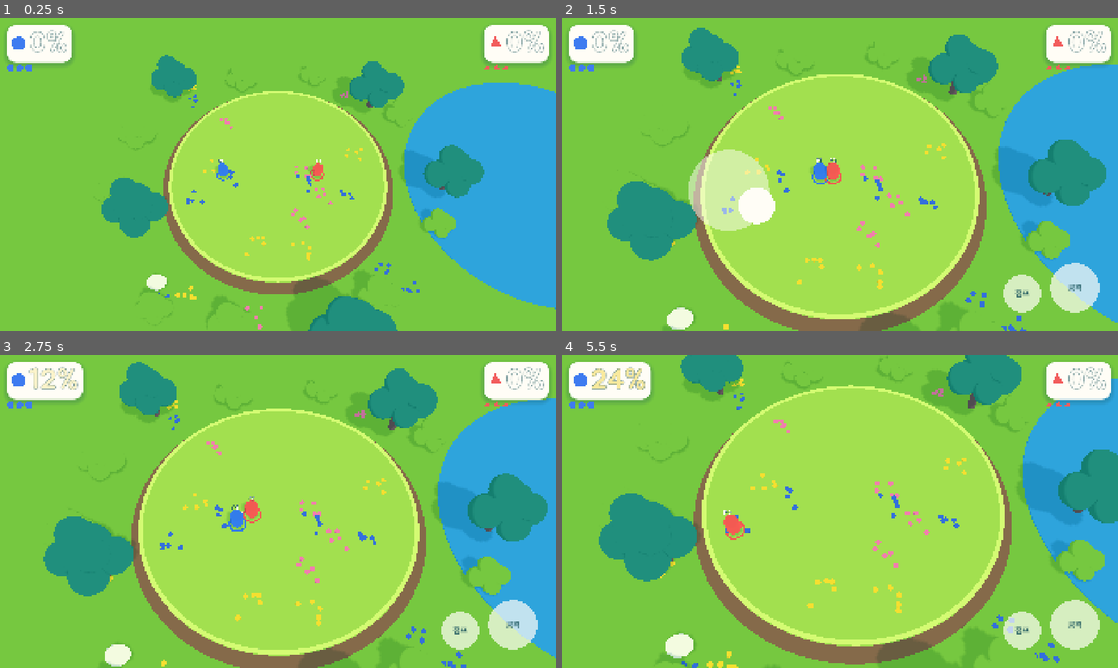
Above: before the commit, frames 1-4 (two rows, left to right).
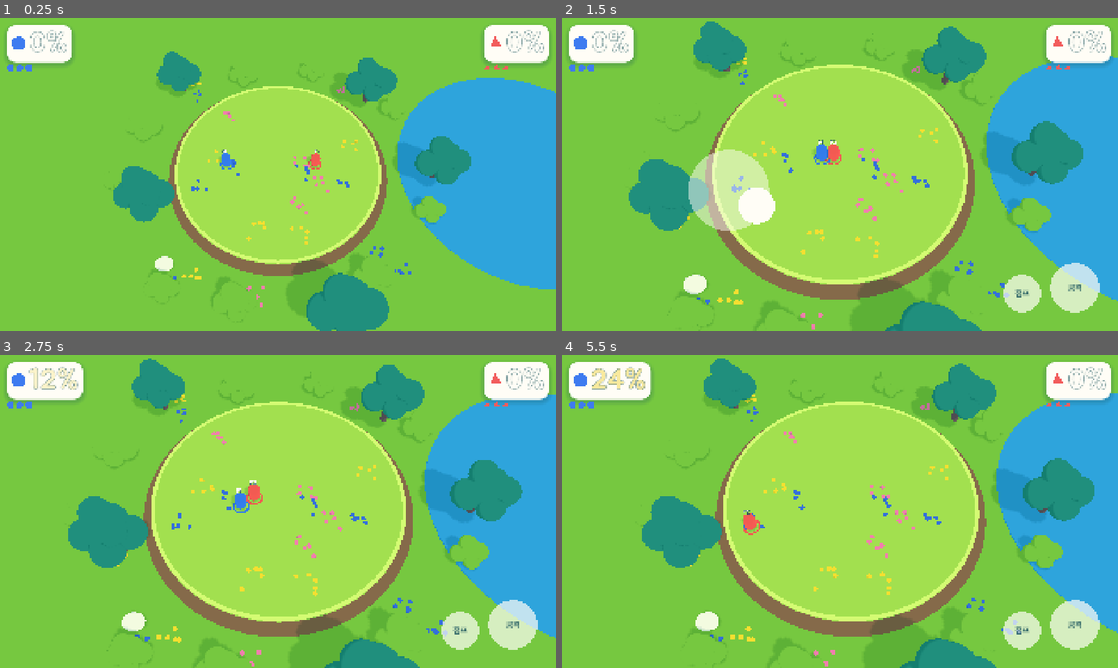
Above: after the commit, the same moments.

Repository: UICHEOL-HWANG/TheBrawlGuys
Game: Godot game, scene res://src/main/main.tscn
Same seed, same stepped clock (60 frames per second), same inputs: the game is played once before the commit and once after it.
Inputs (mouse positions are in pixels of both pictures, inside the frame that each line leads up to):
- Up to frame 1 (0.25 s): no input
- Up to frame 2 (1.5 s): tap Enter (ui_accept) at 0.5 s; move the mouse to (962, 158) at 0.52 s; hold D (p1_right) 0.53-1.25 s; tap U (p1_grab) at 0.6 s; click (962, 158) at 0.67 s; tap Space (p1_jump) at 0.77 s; drag from (728, 190) to (812, 237) at 1.27 s
- Up to frame 3 (2.75 s): move the mouse to (333, 442) at 2.02 s; hold D (p1_right) from 2.03 s (still down); tap K (p1_heavy) at 2.1 s
- Up to frame 4 (5.5 s): release D (p1_right) at 2.75 s; drag from (812, 574) to (673, 464) at 2.77 s; move the mouse to (1006, 558) at 3.52 s; hold A (p1_left) 3.53-4.25 s; hold Shift 3.53-4.25 s; tap Space (p1_jump) at 3.77 s; drag from (673, 464) to (756, 433) at 4.27 s; move the mouse to (867, 511) at 5.02 s; hold S (p1_down) from 5.03 s (still down); tap Ctrl at 5.1 s; click (867, 511) at 5.17 s

The runs differ from the first frame. In frame 1, 15% of the frame differs, in the area x 18-100%, y 10-100%; in frame 2, 26%; in frame 3, 25%; in frame 4, 31%, in the area x 6-100%, y 0-100%.

Commit message:
fix: perspective-correct camera framing with vertical balance
Co-Authored-By: Claude Sonnet 5.5 <noreply@anthropic.com>

Diff:
--- a/src/render/camera_framing.gd
+++ b/src/render/camera_framing.gd
@@ -1,10 +1,24 @@
 class_name CameraFraming
 extends RefCounted
 ## Pure framing math for GD-CAM-01: where to look and how far back to stand.
+##
+## Camera model (matches CameraRig): position = center + (0, sin p, cos p) * d, looking at center.
+## For a point q with r = q - center: back = (0, sin p, cos p), cam_up = (0, cos p, -sin p),
+## depth = d - r.back, screen-up u = r.cam_up, screen-right x = r.x. A point is visible iff
+## |u| <= t * depth and |x| <= t * aspect * depth (t = tan(fov / 2)), i.e. the distance must satisfy
+## d >= r.back + |u| / t and d >= r.back + |x| / (t * aspect) for every point (exact perspective).
+##
+## The margin expands the target bounding box on the ground plane (x and z). The look-at point
+## keeps y = 0 (no bobbing on jumps/respawns); its z is chosen to minimise the vertical distance
+## requirement, then re-balanced (at the fitted distance) so the worst |NDC y| of the actual targets
+## is minimal, i.e. the near and far extents are symmetric around the screen center. The margin
+## corners only enter the fit, not the balance, so the margin never skews the visible arena.
+
+const SEARCH_ITERATIONS := 48
+const REBALANCE_PASSES := 4
 
 
-## x fits the horizontal FOV (vertical FOV widened by the aspect ratio); z is foreshortened by
-## the camera pitch. Defaults (aspect 1, pitch 90) reproduce the old single-extent behavior.
+## Returns {"center": Vector3, "distance": float}. Defaults (aspect 1, pitch 90) are top-down.
 static func compute(targets: PackedVector3Array, margin: float, zoom_min: float, zoom_max: float,
 		fov_deg: float, aspect: float = 1.0, pitch_deg: float = 90.0) -> Dictionary:
 	if targets.is_empty():
@@ -14,9 +28,70 @@
 	for p: Vector3 in targets:
 		lo = lo.min(p)
 		hi = hi.max(p)
-	var half_x := (hi.x - lo.x) * 0.5 + margin
-	var half_z := (hi.z - lo.z) * 0.5 + margin
+	var pts := PackedVector3Array(targets)
+	for x: float in [lo.x - margin, hi.x + margin]:
+		for z: float in [lo.z - margin, hi.z + margin]:
+			pts.append(Vector3(x, 0.0, z))
+	var pitch := deg_to_rad(pitch_deg)
 	var t := tan(deg_to_rad(fov_deg) * 0.5)
-	var dist_x := half_x / (t * maxf(aspect, 0.01))
-	var dist_z := half_z * sin(deg_to_rad(pitch_deg)) / t
-	return {"center": (lo + hi) * 0.5, "distance": clampf(maxf(dist_x, dist_z), zoom_min, zoom_max)}
+	var cx := (lo.x + hi.x) * 0.5
+	var z_lo := lo.z - margin
+	var z_hi := hi.z + margin
+	var asp := maxf(aspect, 0.01)
+	var cz := _search_center_z(pts, cx, z_lo, z_hi, pitch, t, 0.0)
+	var d := clampf(_needed(pts, Vector3(cx, 0.0, cz), pitch, t, asp), zoom_min, zoom_max)
+	# Horizontal fit (or a clamp) can leave slack: re-balance the near/far extents at the real
+	# distance, then re-fit. A few fixed passes converge well below a pixel.
+	for i: int in REBALANCE_PASSES:
+		cz = _search_center_z(targets, cx, z_lo, z_hi, pitch, t, d)
+		d = clampf(_needed(pts, Vector3(cx, 0.0, cz), pitch, t, asp), zoom_min, zoom_max)
+	return {"center": Vector3(cx, 0.0, cz), "distance": d}
+
+
+static func _needed(pts: PackedVector3Array, center: Vector3, pitch: float, t: float, aspect: float) -> float:
+	return maxf(_required_distance(pts, center, pitch, t, true, 1.0),
+			_required_distance(pts, center, pitch, t, false, aspect))
+
+
+## Distance needed to fit every point vertically (vertical=true) or horizontally.
+static func _required_distance(pts: PackedVector3Array, center: Vector3, pitch: float, t: float,
+		vertical: bool, aspect: float) -> float:
+	var back := Vector3(0.0, sin(pitch), cos(pitch))
+	var cam_up := Vector3(0.0, cos(pitch), -sin(pitch))
+	var need := 0.0
+	for q: Vector3 in pts:
+		var r := q - center
+		var extent := absf(r.dot(cam_up)) / t if vertical else absf(r.x) / (t * aspect)
+		need = maxf(need, r.dot(back) + extent)
+	return need
+
+
+## Ternary search over center z. With distance <= 0 it minimises the vertical distance requirement
+## (convex: max of linear functions); otherwise it minimises the worst vertical |NDC y| at that
+## distance, which centres the near and far extents on the screen.
+static func _search_center_z(pts: PackedVector3Array, cx: float, z_lo: float, z_hi: float,
+		pitch: float, t: float, distance: float) -> float:
+	var a := z_lo
+	var b := z_hi
+	for i: int in SEARCH_ITERATIONS:
+		var m1 := a + (b - a) / 3.0
+		var m2 := b - (b - a) / 3.0
+		if _z_cost(pts, Vector3(cx, 0.0, m1), pitch, t, distance) \
+				< _z_cost(pts, Vector3(cx, 0.0, m2), pitch, t, distance):
+			b = m2
+		else:
+			a = m1
+	return (a + b) * 0.5
+
+
+static func _z_cost(pts: PackedVector3Array, center: Vector3, pitch: float, t: float, distance: float) -> float:
+	if distance <= 0.0:
+		return _required_distance(pts, center, pitch, t, true, 1.0)
+	var back := Vector3(0.0, sin(pitch), cos(pitch))
+	var cam_up := Vector3(0.0, cos(pitch), -sin(pitch))
+	var worst := 0.0
+	for q: Vector3 in pts:
+		var r := q - center
+		var depth := maxf(distance - r.dot(back), 0.0001)
+		worst = maxf(worst, absf(r.dot(cam_up)) / (t * depth))
+	return worst
--- a/tests/unit/test_camera_framing.gd
+++ b/tests/unit/test_camera_framing.gd
@@ -1,4 +1,27 @@
 extends GutTest
+
+const ASPECT := 16.0 / 9.0
+
+
+## Projects a world point with the CameraRig model (camera at center + (0, sin p, cos p) * d,
+## looking at center). Returns NDC (x, y); |value| <= 1 is on screen.
+func _ndc(q: Vector3, frame: Dictionary, fov_deg: float, aspect: float, pitch_deg: float) -> Vector2:
+	var p := deg_to_rad(pitch_deg)
+	var t := tan(deg_to_rad(fov_deg) * 0.5)
+	var r: Vector3 = q - (frame["center"] as Vector3)
+	var back := Vector3(0.0, sin(p), cos(p))
+	var cam_up := Vector3(0.0, cos(p), -sin(p))
+	var depth: float = float(frame["distance"]) - r.dot(back)
+	return Vector2(r.x / (t * aspect * depth), r.dot(cam_up) / (t * depth))
+
+
+func _default_frame(pts: PackedVector3Array) -> Dictionary:
+	var c := GameConfig.new()
+	return CameraFraming.compute(pts, c.cam_margin, c.cam_zoom_min, c.cam_zoom_max, c.cam_fov, ASPECT, c.cam_pitch)
+
+
+func _rim(r: float) -> PackedVector3Array:
+	return PackedVector3Array([Vector3(-r, 0, 0), Vector3(r, 0, 0), Vector3(0, 0, -r), Vector3(0, 0, r)])
 
 
 func test_no_targets_looks_at_origin_from_min_zoom() -> void:
@@ -7,10 +30,10 @@
 	assert_eq(f["distance"], 14.0)
 
 
-func test_center_is_midpoint_of_bounds() -> void:
-	var pts := PackedVector3Array([Vector3(-2, 0, 4), Vector3(6, 1, 0)])
+func test_center_stays_on_ground_plane() -> void:
+	var pts := PackedVector3Array([Vector3(-2, 3, 4), Vector3(6, 1, 0)])
 	var f := CameraFraming.compute(pts, 0.0, 0.0, 1000.0, 90.0)
-	assert_eq(f["center"], Vector3(2, 0.5, 2))
+	assert_eq((f["center"] as Vector3).y, 0.0, "jumping fighters must not bob the camera")
 
 
 func test_distance_fits_extent_with_margin() -> void:
@@ -35,15 +58,40 @@
 	assert_almost_eq(wide["distance"], 2.0, 0.0001, "horizontal half-FOV tangent doubles")
 
 
-func test_pitch_shrinks_depth_extent() -> void:
-	var pts := PackedVector3Array([Vector3(0, 0, -4), Vector3(0, 0, 4)])
-	var f := CameraFraming.compute(pts, 0.0, 0.0, 1000.0, 90.0, 1.0, 30.0)
-	assert_almost_eq(f["distance"], 4.0 * sin(deg_to_rad(30.0)), 0.0001)
-
-
 func test_launched_fighter_stays_framed_with_default_limits() -> void:
 	var c := GameConfig.new()
 	# a fighter 15 m past a 10 m arena edge, the other at the far edge
 	var pts := PackedVector3Array([Vector3(25, 0, 0), Vector3(-10, 0, 0)])
-	var f := CameraFraming.compute(pts, c.cam_margin, c.cam_zoom_min, c.cam_zoom_max, c.cam_fov, 16.0 / 9.0, c.cam_pitch)
+	var f := CameraFraming.compute(pts, c.cam_margin, c.cam_zoom_min, c.cam_zoom_max, c.cam_fov, ASPECT, c.cam_pitch)
 	assert_lt(f["distance"], c.cam_zoom_max, "not clamped: the whole spread fits")
+
+
+func test_arena_rim_and_flung_fighter_are_on_screen_with_defaults() -> void:
+	var c := GameConfig.new()
+	var flung := Vector3(0, -5, 14)
+	var pts := _rim(10.0)
+	pts.append(flung)
+	var f := _default_frame(pts)
+	assert_lt(f["distance"], c.cam_zoom_max, "not clamped")
+	for q: Vector3 in pts:
+		var n := _ndc(q, f, c.cam_fov, ASPECT, c.cam_pitch)
+		assert_lte(absf(n.x), 1.0, "ndc x of %s = %s" % [q, n.x])
+		assert_lte(absf(n.y), 1.0, "ndc y of %s = %s" % [q, n.y])
+
+
+func test_near_and_far_rim_are_vertically_balanced() -> void:
+	var c := GameConfig.new()
+	var f := _default_frame(_rim(10.0))
+	var near := _ndc(Vector3(0, 0, 10), f, c.cam_fov, ASPECT, c.cam_pitch)
+	var far := _ndc(Vector3(0, 0, -10), f, c.cam_fov, ASPECT, c.cam_pitch)
+	assert_lt(absf(near.y + far.y), 0.1, "near %s far %s" % [near.y, far.y])
+
+
+func test_tilted_camera_frames_near_extent_exactly() -> void:
+	# fov 60 / pitch 45, single point pair on z: the tightest edge must touch NDC 1 (not exceed it)
+	var pts := PackedVector3Array([Vector3(0, 0, -4), Vector3(0, 0, 4)])
+	var f := CameraFraming.compute(pts, 0.0, 0.0, 1000.0, 60.0, 1.0, 45.0)
+	var a := _ndc(Vector3(0, 0, 4), f, 60.0, 1.0, 45.0)
+	var b := _ndc(Vector3(0, 0, -4), f, 60.0, 1.0, 45.0)
+	assert_almost_eq(maxf(absf(a.y), absf(b.y)), 1.0, 0.001)
+	assert_almost_eq(a.y, -b.y, 0.001)
Binary file changed: dev/active/phase-1/evidence/match-hud.png
